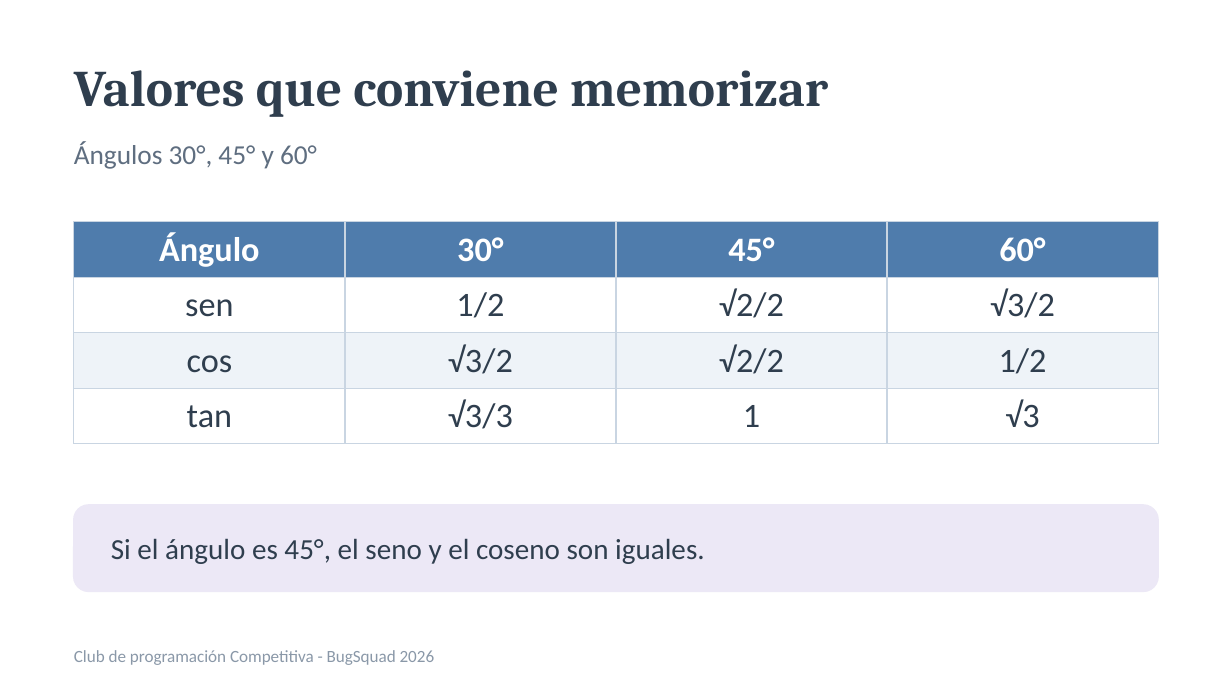
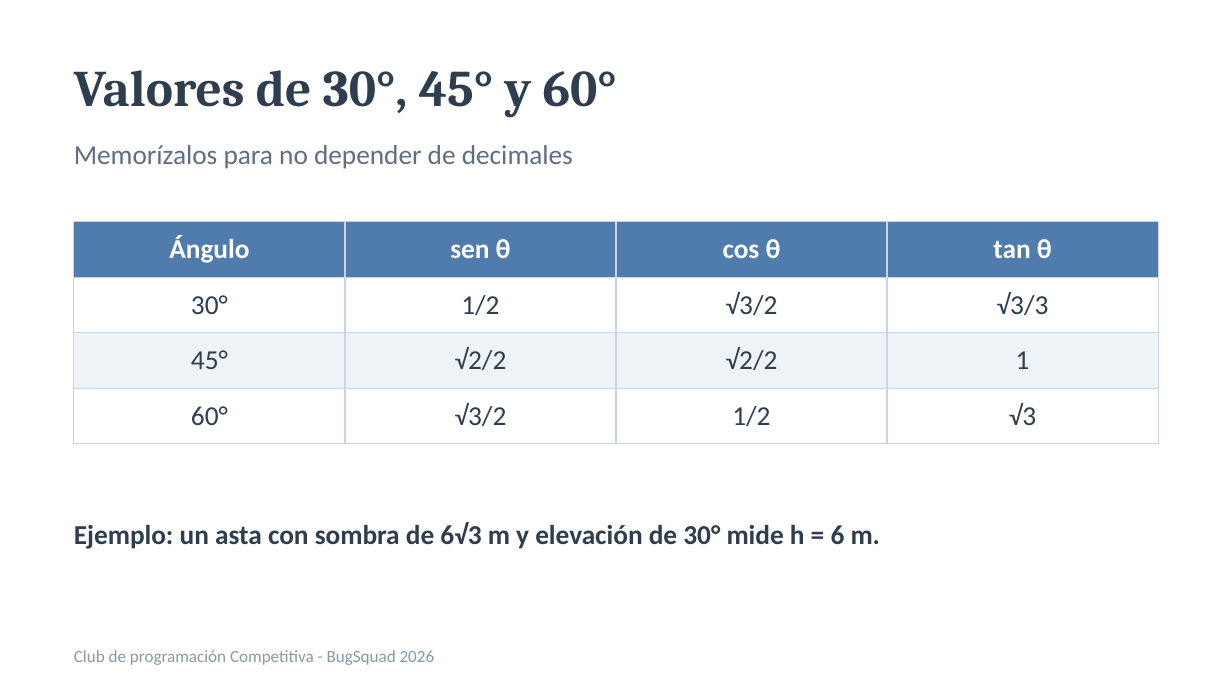
Before and after one commit to rigosantiagog/CompetitiveProgramming, a slide deck: slide 9 of assets/docs/Tema3_Geometria_trigonometria_y_patrones.pptx. Drawn at 1232x693 pixels with LibreOffice and Linux fonts; fonts in the diff are those of the drawing. Boxes give left, top, right and bottom in pixels: in the first picture for what was removed or moved away, otherwise in the second. Text is boxed around its words. In the diff, an @@ line names an element or a change of style, - is before the commit and + after.

```diff
--- a/assets/docs/Tema3_Geometria_trigonometria_y_patrones.pptx
+++ b/assets/docs/Tema3_Geometria_trigonometria_y_patrones.pptx
@@ text at [74,70,617,118]: text changed @@
-Valores que conviene memorizar
+Valores de 30°, 45° y 60°
@@ text at [74,145,573,169]: text changed @@
-Ángulos 30°, 45° y 60°
+Memorízalos para no depender de decimales
@@ table at [74,222,1158,430] @@
-row 1: Ángulo | 30° | 45° | 60°
+row 1: Ángulo | sen θ | cos θ | tan θ
-row 2: sen | 1/2 | √2/2 | √3/2
+row 2: 30° | 1/2 | √3/2 | √3/3
-row 3: cos | √3/2 | √2/2 | 1/2
+row 3: 45° | √2/2 | √2/2 | 1
-row 4: tan | √3/3 | 1 | √3
+row 4: 60° | √3/2 | 1/2 | √3
@@ size 20 to 16 pt in "Ángulo", "1/2", "√2/2", "√3" @@
@@ rounded rectangle removed at [74,505,1158,591] @@
@@ text added at [74,522,880,549], 16 pt, text #2F3E4E, bold @@
+Ejemplo: un asta con sombra de 6√3 m y elevación de 30° mide h = 6 m.
@@ text removed at [111,538,704,564] @@
-Si el ángulo es 45°, el seno y el coseno son iguales.
```
Also in this commit, not shown: 4 other slides changed, 10 slides added, 10 slides removed, 17 other files.
